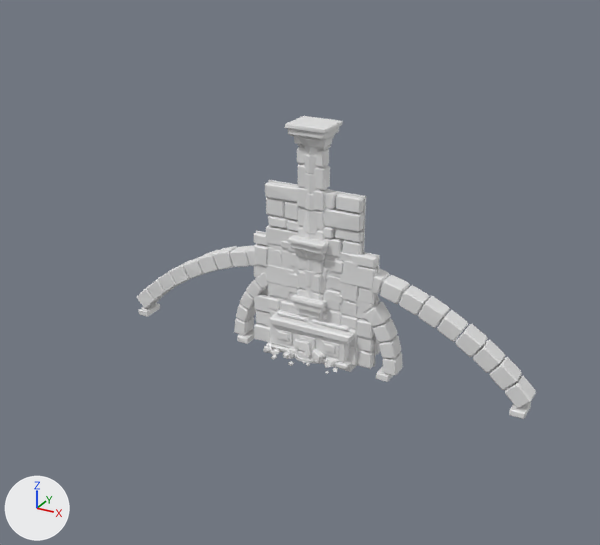
Renders of the Blender file sources_blender/crypte_modules_v2.blend from each side of a commit.
Both versions are drawn from a 50 mm camera at (8.8, -16.8, 10.5) aimed at (-0.04, -0.73, 2.47). Lighting does not change. The marker at lower left points along +X, +Y and +Z. The picture after the commit comes second.

Names of what the first picture shows: 'arche_10p7__pierre', 'arche_4p0__pierre', 'colonne_mur_6__pierre', 'pan_mur_b__pierre', 'pan_mur_c__pierre', 'pan_mur_haut__pierre', 'pilier_mur_6__pierre', 'sarcophage__pierre' and 9 more.
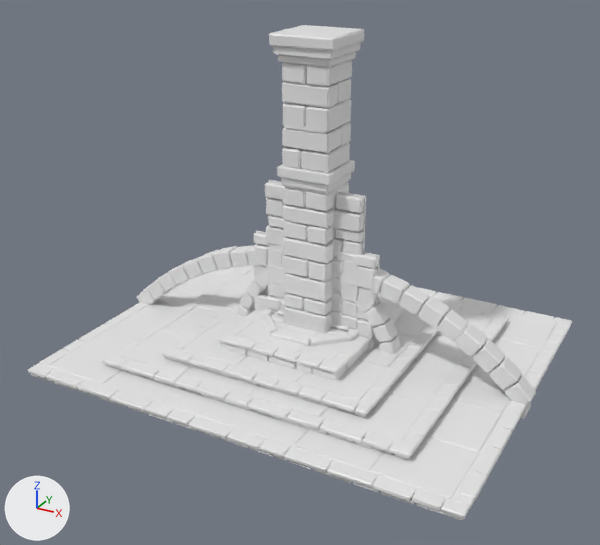
What differs and where, as boxes (x1, y1, x2, y2) in the pictures (600 x 545 px):
'degres_arene__pierre', added
    after: (28, 265, 572, 520)
'pilier_libre_8__pierre', added
    after: (269, 25, 364, 334)
'estrade_3x4__pierre', added
    after: (217, 296, 403, 380)
'pilier_libre_5__pierre', added
    after: (277, 160, 355, 315)
'vasque_rituel__pierre', added
    after: (251, 308, 366, 351)
'sarcophage__pierre', unchanged, covered by the edit
    before: (263, 310, 354, 372)
    after: (271, 310, 350, 335)
'colonne_mur_6__pierre', unchanged, covered by the edit
    before: (284, 116, 343, 364)
    after: (284, 124, 326, 133)
'pilier_mur_6__pierre', unchanged, covered by the edit
    before: (291, 118, 338, 325)

Patch to the scene script:
```diff
--- a/sources_blender/crypte_modules_v2.blend.py
+++ b/sources_blender/crypte_modules_v2.blend.py
@@ me_degres_arene__pierre @@
+me_degres_arene__pierre.from_pydata(...)  # 41556 vertices, 13852 faces; spans x -5.55..5.55, y -4.55..4.55, z 0.0..0.61
@@ me_estrade_3x4__pierre @@
+me_estrade_3x4__pierre.from_pydata(...)  # 10200 vertices, 3400 faces; spans x -1.65..1.65, y -2.05..2.05, z 0.0..0.91
@@ me_vasque_rituel__pierre @@
+me_vasque_rituel__pierre.from_pydata(...)  # 4980 vertices, 1660 faces; spans x -2.05..2.04, y -2.05..2.05, z -0.01..1.01
@@ me_pilier_libre_8__pierre @@
+me_pilier_libre_8__pierre.from_pydata(...)  # 4620 vertices, 1540 faces; spans x -0.8..0.8, y -0.8..0.8, z -0.01..8.01
@@ me_pilier_libre_5__pierre @@
+me_pilier_libre_5__pierre.from_pydata(...)  # 3036 vertices, 1012 faces; spans x -0.69..0.7, y -0.69..0.69, z 0.0..5.01
@@ ob_degres_arene__pierre @@
+ob_degres_arene__pierre = bpy.data.objects.new('degres_arene__pierre', me_degres_arene__pierre)
+ob_degres_arene__pierre.location = (0.0, 0.0, 0.0)
@@ ob_estrade_3x4__pierre @@
+ob_estrade_3x4__pierre = bpy.data.objects.new('estrade_3x4__pierre', me_estrade_3x4__pierre)
+ob_estrade_3x4__pierre.location = (0.0, 0.0, 0.0)
@@ ob_vasque_rituel__pierre @@
+ob_vasque_rituel__pierre = bpy.data.objects.new('vasque_rituel__pierre', me_vasque_rituel__pierre)
+ob_vasque_rituel__pierre.location = (0.0, 0.0, 0.0)
@@ ob_pilier_libre_8__pierre @@
+ob_pilier_libre_8__pierre = bpy.data.objects.new('pilier_libre_8__pierre', me_pilier_libre_8__pierre)
+ob_pilier_libre_8__pierre.location = (0.0, 0.0, 0.0)
@@ ob_pilier_libre_5__pierre @@
+ob_pilier_libre_5__pierre = bpy.data.objects.new('pilier_libre_5__pierre', me_pilier_libre_5__pierre)
+ob_pilier_libre_5__pierre.location = (0.0, 0.0, 0.0)
```
